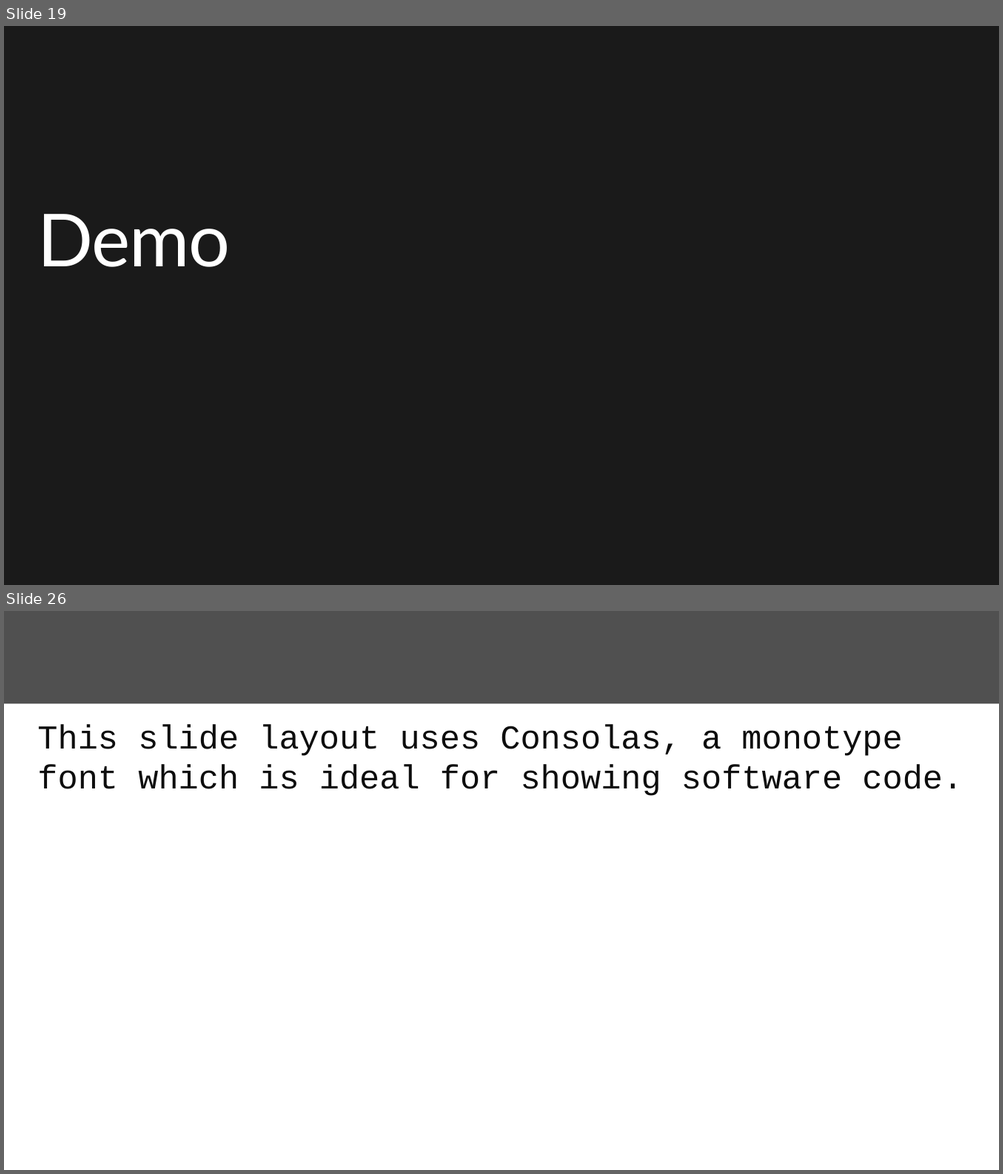
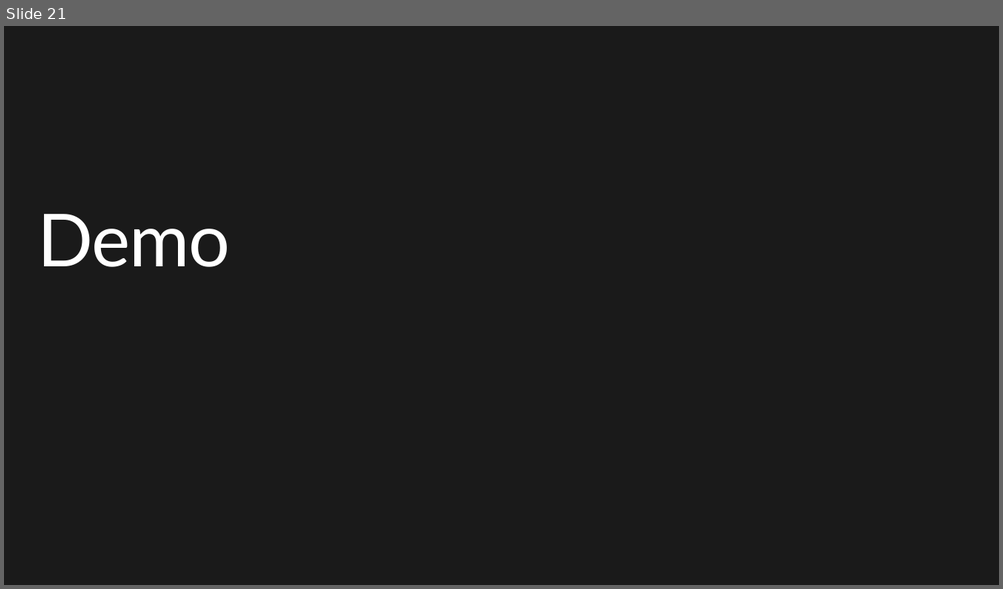
Before and after one commit to dmakogon/decode2018, a slide deck: decode2018_cosmosdb.pptx. Shown one above the other, each under a label of ours: slides 19 and 26 before the commit, slide 21 after it; the slides between them are not shown. The pictures are 1003x1174 and 1003x589 pixels, drawn with LibreOffice and Linux fonts; fonts in the diff are those of the drawing; background and template pictures are left out. Boxes give left, top, right and bottom in pixels: in the first picture for what was removed or moved away, otherwise in the second. Text is boxed around its words. In the diff, an @@ line names an element or a change of style, - is before the commit and + after.

```diff
--- a/decode2018_cosmosdb.pptx
+++ b/decode2018_cosmosdb.pptx
@@ slide 26 removed at (4,611,999,1170), background #FFFFFF @@
@@ rectangle removed at (4,611,999,704) @@
@@ text removed at (37,725,962,796) @@
-This slide layout uses Consolas, a monotype font which is ideal for showing software code.
@@ what was slide 19 is now slide 21 @@
```
Also in this commit, not shown: 4 slides changed, 6 slides added, 6 other slides removed.
